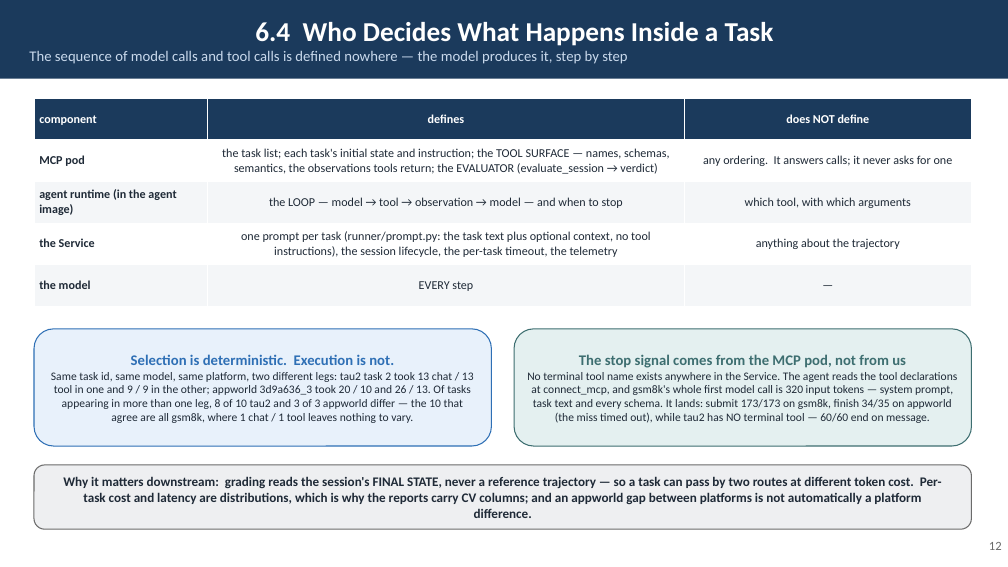
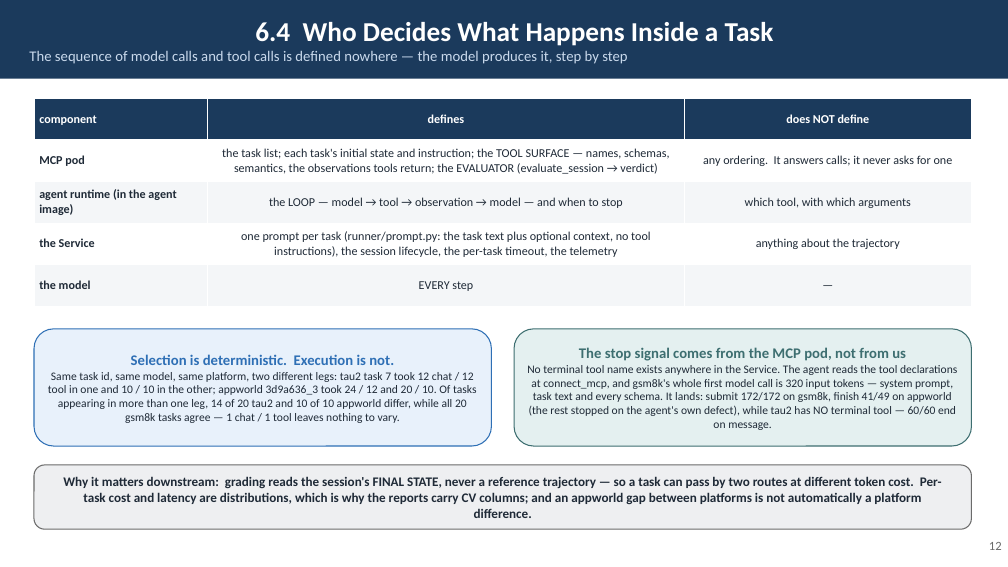
Before and after one commit to rossoctl/autobench, a slide deck: slide 12 of docs/AutoBench.pptx. Drawn at 1008x567 pixels with LibreOffice and Linux fonts; fonts in the diff are those of the drawing. Boxes give left, top, right and bottom in pixels: in the first picture for what was removed or moved away, otherwise in the second. Text is boxed around its words. In the diff, an @@ line names an element or a change of style, - is before the commit and + after.

```diff
--- a/docs/AutoBench.pptx
+++ b/docs/AutoBench.pptx
@@ text in rounded rectangle at (48, 372, 476, 423): text changed @@
-Same task id, same model, same platform, two different legs: tau2 task 2 took 13 chat / 13 tool in one and 9 / 9 in the other; appworld 3d9a636_3 took 20 / 10 and 26 / 13. Of tasks appearing in more than one leg, 8 of 10 tau2 and 3 of 3 appworld differ — the 10 that agree are all gsm8k, where 1 chat / 1 tool leaves nothing to vary.
+Same task id, same model, same platform, two different legs: tau2 task 7 took 12 chat / 12 tool in one and 10 / 10 in the other; appworld 3d9a636_3 took 24 / 12 and 20 / 10. Of tasks appearing in more than one leg, 14 of 20 tau2 and 10 of 10 appworld differ, while all 20 gsm8k tasks agree — 1 chat / 1 tool leaves nothing to vary.
@@ text in rounded rectangle at (527, 365, 957, 430): text changed @@
-No terminal tool name exists anywhere in the Service. The agent reads the tool declarations at connect_mcp, and gsm8k's whole first model call is 320 input tokens — system prompt, task text and every schema. It lands: submit 173/173 on gsm8k, finish 34/35 on appworld (the miss timed out), while tau2 has NO terminal tool — 60/60 end on message.
+No terminal tool name exists anywhere in the Service. The agent reads the tool declarations at connect_mcp, and gsm8k's whole first model call is 320 input tokens — system prompt, task text and every schema. It lands: submit 172/172 on gsm8k, finish 41/49 on appworld (the rest stopped on the agent's own defect), while tau2 has NO terminal tool — 60/60 end on message.
```
Also in this commit, not shown: 18 other slides changed, 4 other files.
